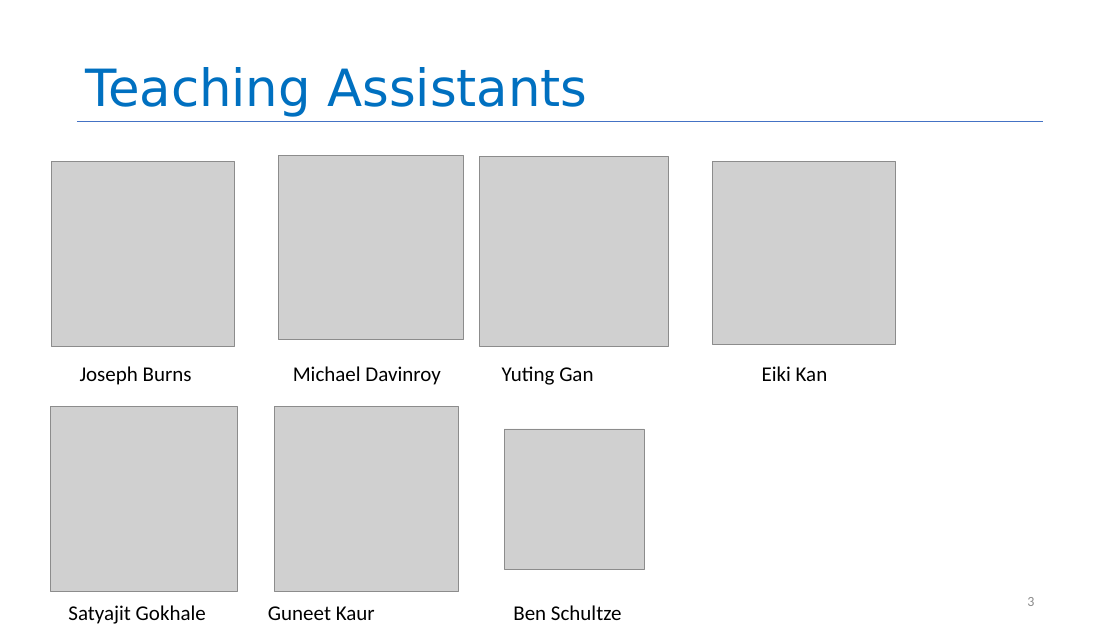
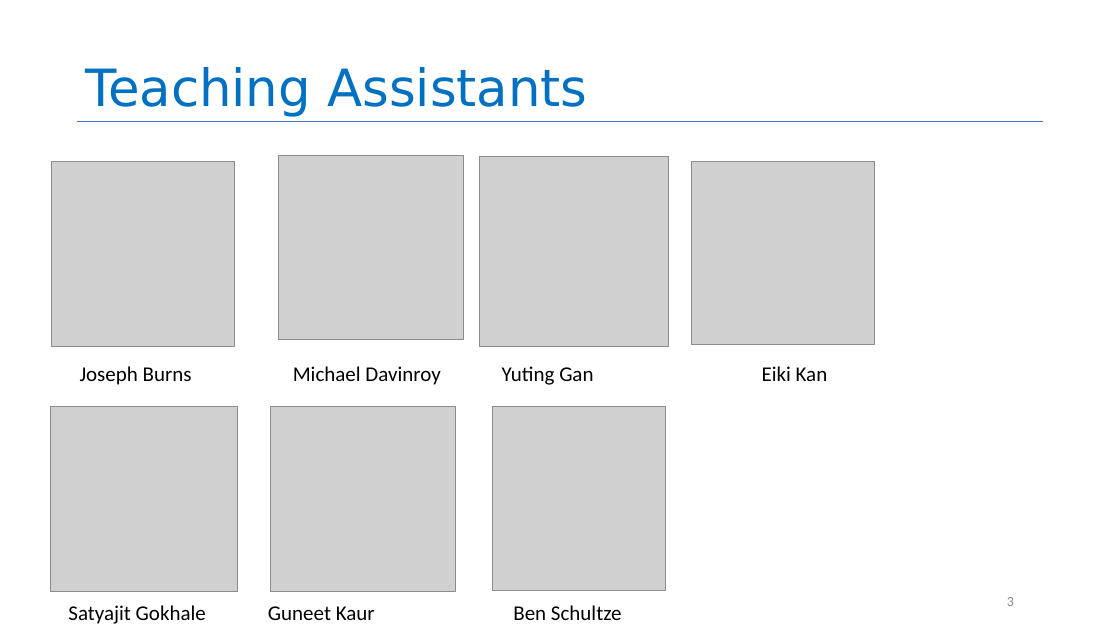
Before and after one commit to neu-se/CS4530-CS5500-Spring-2021, a slide deck: slide 3 of Slides/Lesson 1.1 Course Introduction.pptx. Drawn at 1120x630 pixels with LibreOffice and Linux fonts; fonts in the diff are those of the drawing; grey boxes stand for pictures. Boxes give left, top, right and bottom in pixels: in the first picture for what was removed or moved away, otherwise in the second. Text is boxed around its words. In the diff, an @@ line names an element or a change of style, - is before the commit and + after.

Commit message:
added Ben Shultze picture

```diff
--- a/Slides/Lesson 1.1 Course Introduction.pptx
+++ b/Slides/Lesson 1.1 Course Introduction.pptx
@@ picture: place and size @@
-picture at bbox=[712, 161, 896, 344]
+picture at bbox=[692, 161, 875, 344]
@@ picture: place and size @@
-picture at bbox=[274, 407, 459, 592]
+picture at bbox=[271, 407, 455, 592]
@@ picture: place and size @@
-picture at bbox=[504, 429, 644, 570]
+picture at bbox=[492, 407, 665, 591]
@@ page number: place and size @@
-page number at bbox=[1027, 597, 1034, 606]
+page number at bbox=[1007, 597, 1014, 606]
```
